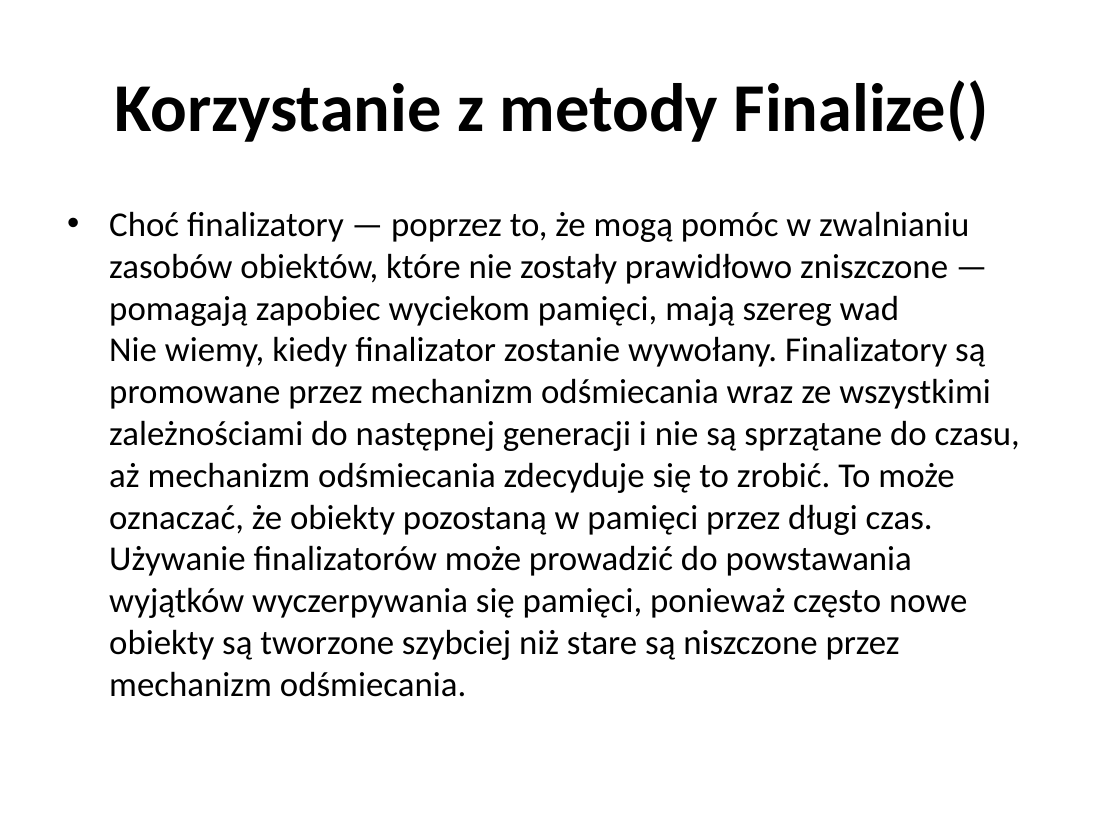
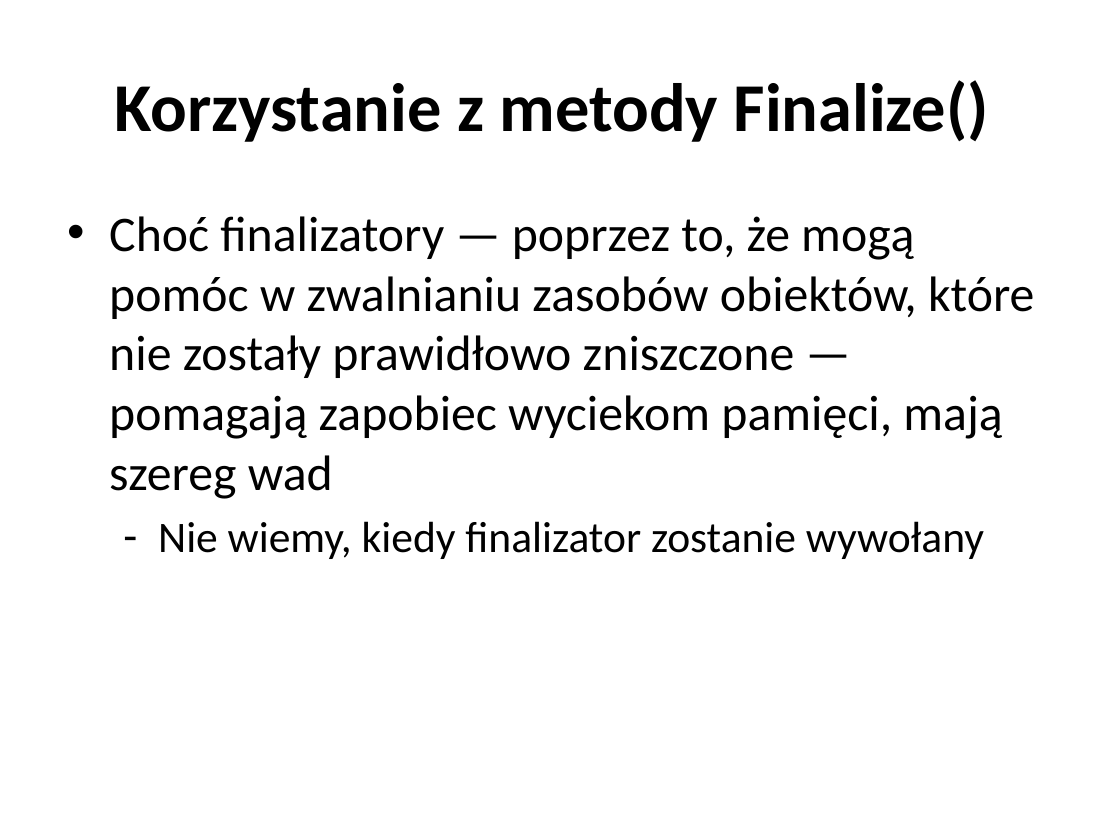
Before and after one commit to vantale/SOLID, a slide deck: slide 67 of CleanCode/Docs/Wprowadzenie do SOLID&CleanCode.pptx (slide 56 before the commit). Drawn at 1120x840 pixels with LibreOffice and Linux fonts; fonts in the diff are those of the drawing. Boxes give left, top, right and bottom in pixels: in the first picture for what was removed or moved away, otherwise in the second. Text is boxed around its words. In the diff, an @@ line names an element or a change of style, - is before the commit and + after.

```diff
--- a/CleanCode/Docs/Wprowadzenie do SOLID&CleanCode.pptx
+++ b/CleanCode/Docs/Wprowadzenie do SOLID&CleanCode.pptx
@@ text at bbox=[109, 216, 1034, 559]: text changed; size 22.4 to 32 pt @@
-• Choć finalizatory — poprzez to, że mogą pomóc w zwalnianiu zasobów obiektów, które nie zostały prawidłowo zniszczone — pomagają zapobiec wyciekom pamięci, mają szereg wad
-  Nie wiemy, kiedy finalizator zostanie wywołany. Finalizatory są promowane przez mechanizm odśmiecania wraz ze wszystkimi zależnościami do następnej generacji i nie są sprzątane do czasu, aż mechanizm odśmiecania zdecyduje się to zrobić. To może oznaczać, że obiekty pozostaną w pamięci przez długi czas. Używanie finalizatorów może prowadzić do powstawania wyjątków wyczerpywania się pamięci, ponieważ często nowe obiekty są tworzone szybciej niż stare są niszczone przez mechanizm odśmiecania.
+• Choć finalizatory — poprzez to, że mogą pomóc w zwalnianiu zasobów obiektów, które nie zostały prawidłowo zniszczone — pomagają zapobiec wyciekom pamięci, mają szereg wad
+  – Nie wiemy, kiedy finalizator zostanie wywołany
```
Also in this commit, not shown: 49 other slides changed, 15 slides added, 4 slides removed.
